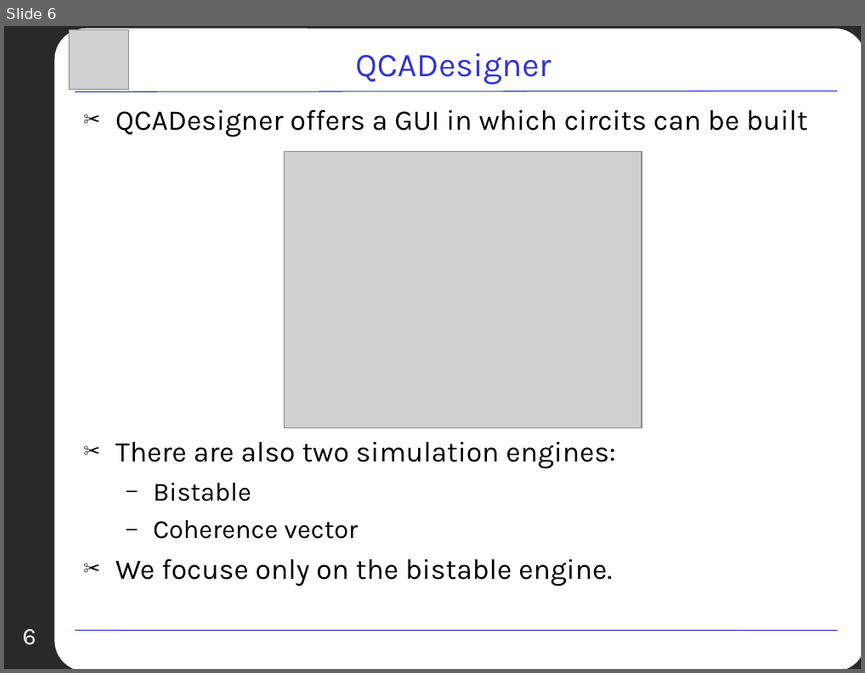
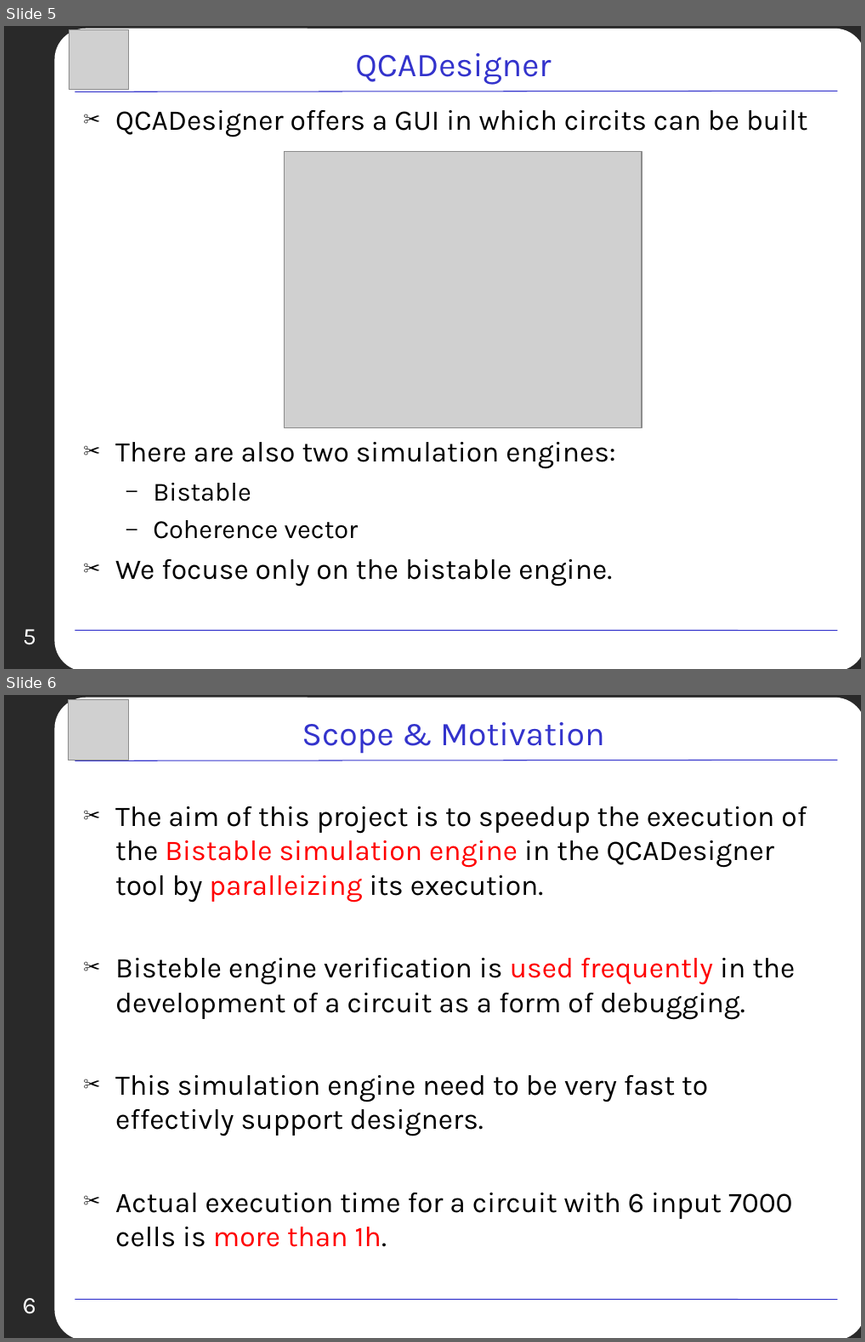
Before and after one commit to Anthz/qcadesigner-cuda, a slide deck: docs/bistable/PPT/Presentation.ppt. Shown one above the other, each under a label of ours: slide 6 before the commit, slides 5 and 6 after it. The pictures are 865x673 and 865x1342 pixels, drawn with LibreOffice and Linux fonts; fonts in the diff are those of the drawing; grey boxes stand for pictures; background and template pictures are left out. Boxes give left, top, right and bottom in pixels: in the first picture for what was removed or moved away, otherwise in the second. Text is boxed around its words. In the diff, an @@ line names an element or a change of style, - is before the commit and + after.

```diff
--- a/docs/bistable/PPT/Presentation.ppt
+++ b/docs/bistable/PPT/Presentation.ppt
@@ slide 6 added at (4,695,861,1338), background picture (left out); not listed: 3 template elements that a slide beside it also shows @@
@@ picture added at (69,699,128,760) @@
@@ title added at (302,722,605,754), 28 pt, text #3333CC @@
+Scope & Motivation
@@ text added at (115,806,806,1247), 24 pt, text #000000 @@
+✂ The aim of this project is to speedup the execution of the Bistable simulation engine in the QCADesigner tool by paralleizing its execution.
+✂ Bisteble engine verification is used frequently in the development of a circuit as a form of debugging.
+✂ This simulation engine need to be very fast to effectivly support designers.
+✂ Actual execution time for a circuit with 6 input 7000 cells is more than 1h.
@@ page number added at (23,1298,36,1314), 20 pt, text #FFFFFF @@
+6
@@ what was slide 6 is now slide 5 @@
@@ page number at (23,629,36,645): text changed @@
-6
+5
```
Also in this commit, not shown: 11 slides changed, 3 other slides added, 3 slides removed, 1 other file.
